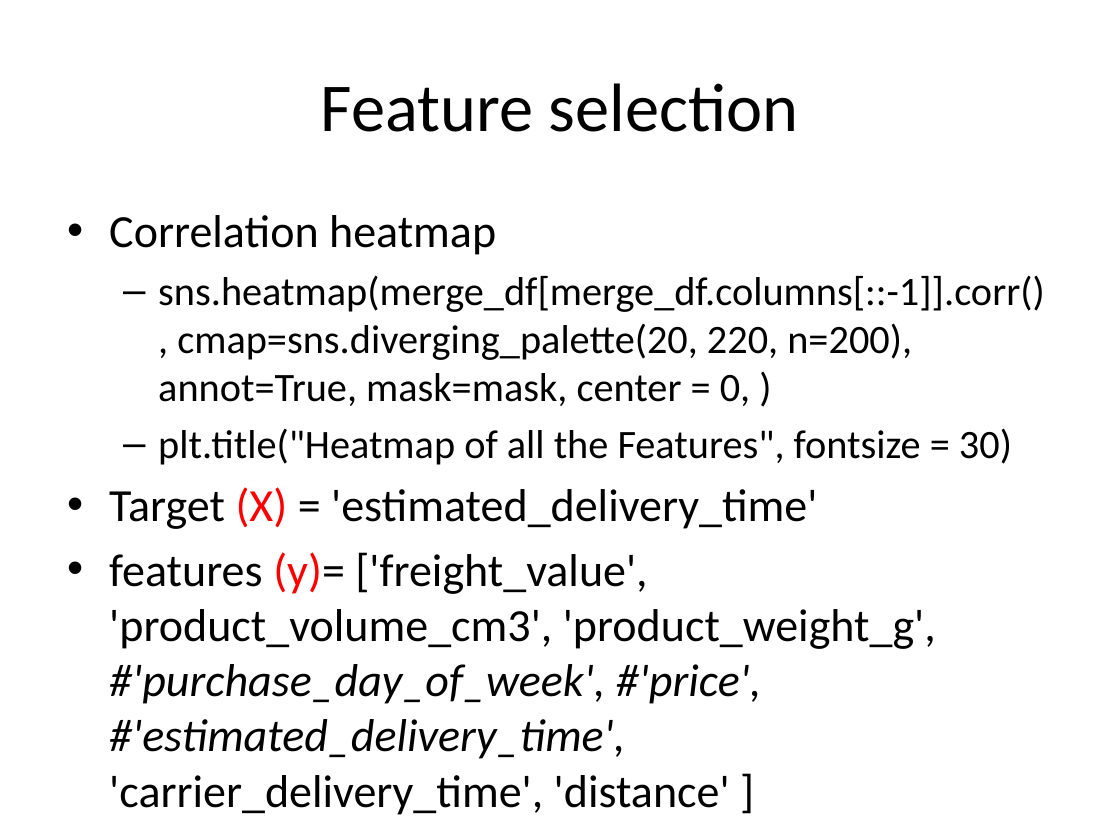
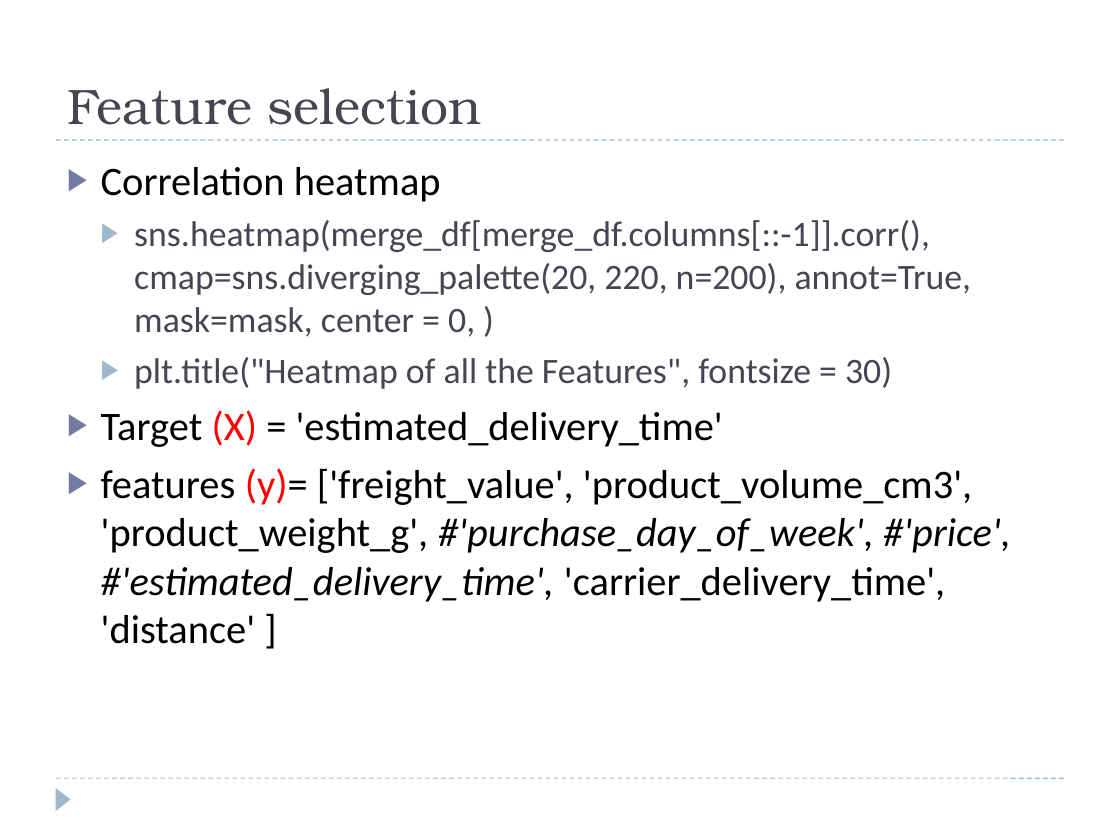
Before and after one commit to Zhouzhenjie09/IOD, a slide deck: slide 21 of 1_lab/project 2/Project_2.pptx (slide 9 before the commit). Drawn at 1120x840 pixels with LibreOffice and Linux fonts; fonts in the diff are those of the drawing. Boxes give left, top, right and bottom in pixels: in the first picture for what was removed or moved away, otherwise in the second. Text is boxed around its words. In the diff, an @@ line names an element or a change of style, - is before the commit and + after.

```diff
--- a/1_lab/project 2/Project_2.pptx
+++ b/1_lab/project 2/Project_2.pptx
@@ title "Feature selection": place and size @@
-title "Feature selection" at (321,83,798,132)
+title "Feature selection" at (67,88,481,125)
@@ title "Feature selection" at (67,88,481,125): size 44 to 32 pt, font Calibri to TeX Gyre Bonum, text colour #000000 to #464653; alignment centre to left; vertical alignment middle to bottom @@
@@ text "Correlation heatmap": place and size @@
-text "Correlation heatmap" at (109,215,1045,759)
+text "Correlation heatmap" at (101,167,1011,644)
@@ text "Correlation heatmap" at (101,167,1011,644): size 29.6 to 26 pt in "Correlation heatmap", "Target (X) = 'estimated_delivery_time'", "features (y)= ['freight_value', 'product_volume_cm3', 'produ ..."; size 25.9 to 23 pt, text colour #000000 to #464653 in "sns.heatmap(merge_df[merge_df.columns[::-1]].corr(), cmap=sn ...", "plt.title("Heatmap of all the Features", fontsize = ..."; bullet • to ▶; bullet – to ▶ @@
@@ line added from (56, 140) to (1064, 140), #9FB8CD 0.75 pt dashed @@
@@ line added from (56, 778) to (1064, 778), #9FB8CD 0.75 pt dashed @@
@@ triangle added at (56,787,71,811), fill #9FB8CD @@
```
Also in this commit, not shown: 14 other slides changed, 14 slides added, 2 slides removed, 45 other files.
